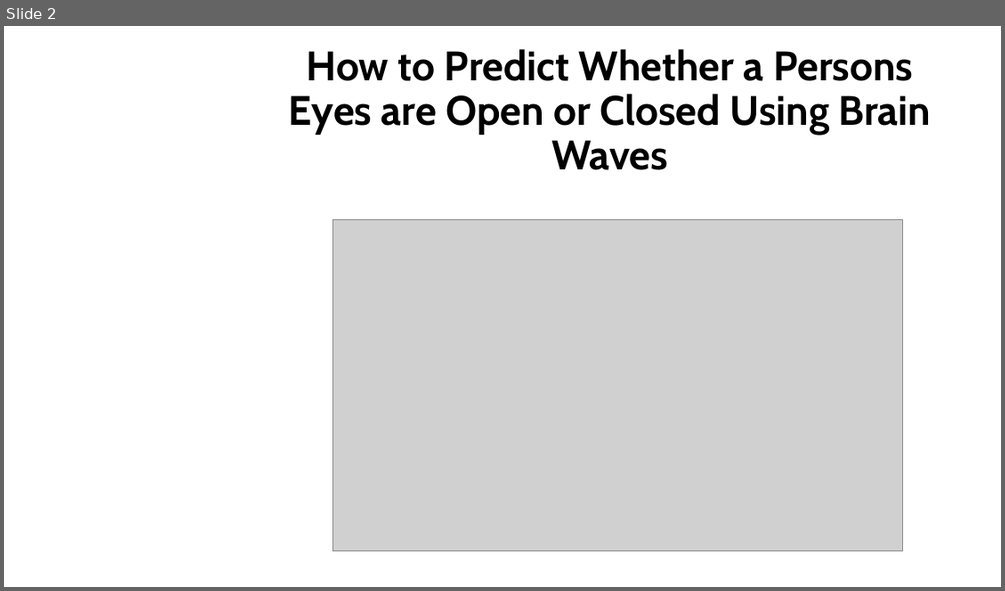
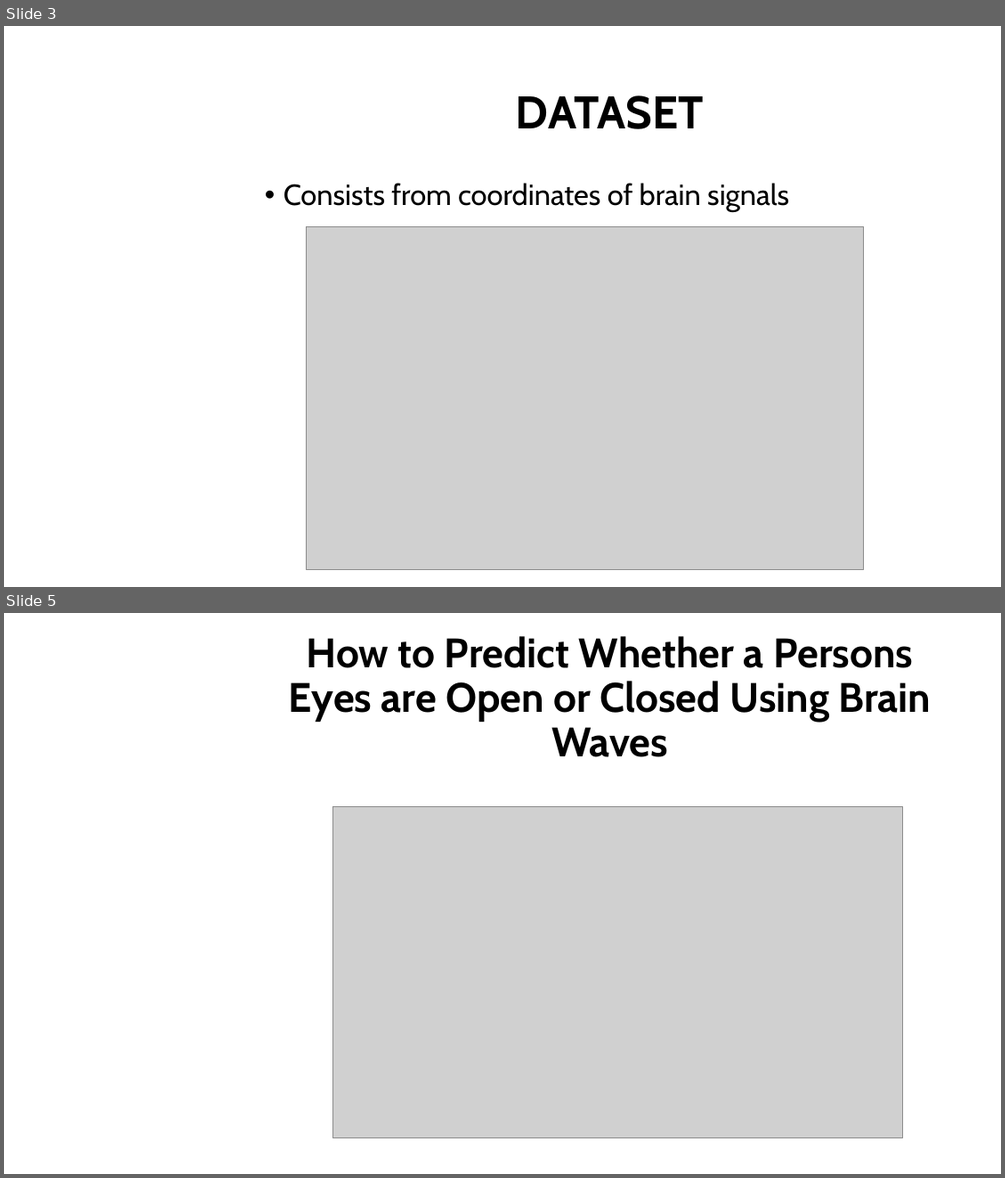
Before and after one commit to kaorizuktazume/ML, a slide deck: ML in Prediction of Eyes(PROJECT)/ML in Prediction of Eyes.pptx. Shown one above the other, each under a label of ours: slide 2 before the commit, slides 3 and 5 after it; the slides between them are not shown. The pictures are 1005x591 and 1005x1178 pixels, drawn with LibreOffice and Linux fonts; fonts in the diff are those of the drawing; grey boxes stand for pictures; background and template pictures are left out. Boxes give left, top, right and bottom in pixels: in the first picture for what was removed or moved away, otherwise in the second. Text is boxed around its words. In the diff, an @@ line names an element or a change of style, - is before the commit and + after.

```diff
--- a/ML in Prediction of Eyes(PROJECT)/ML in Prediction of Eyes.pptx
+++ b/ML in Prediction of Eyes(PROJECT)/ML in Prediction of Eyes.pptx
@@ slide 3 added at (4, 26, 1001, 587), background picture (left out) @@
@@ title added at (516, 95, 704, 129), 44 pt, text #000000, bold @@
+DATASET
@@ text added at (283, 183, 789, 212), 28 pt, text #000000 @@
+• Consists from coordinates of brain signals
@@ picture added at (306, 226, 864, 569) @@
@@ what was slide 2 is now slide 5 @@
```
Also in this commit, not shown: 1 slide changed, 2 other slides added.
